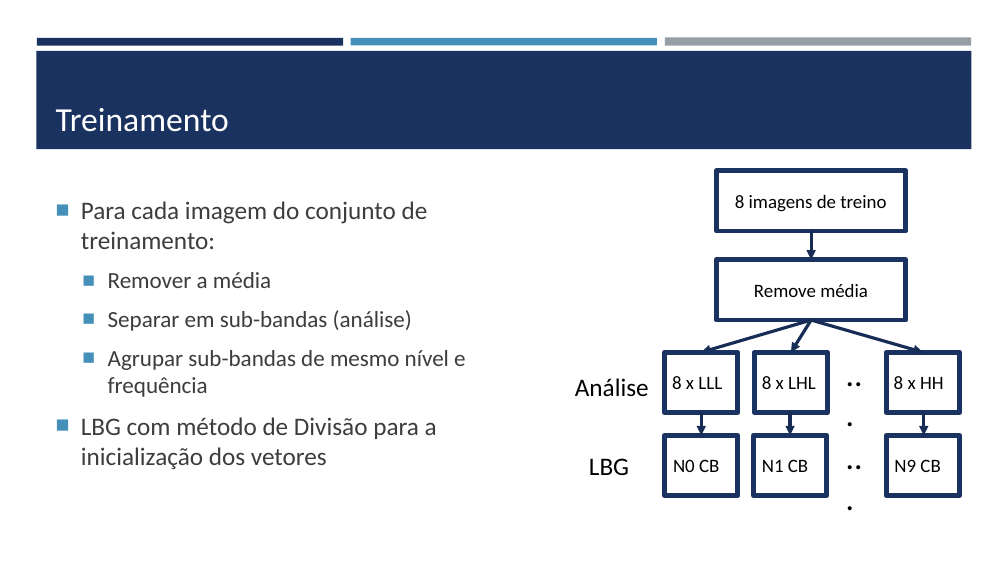
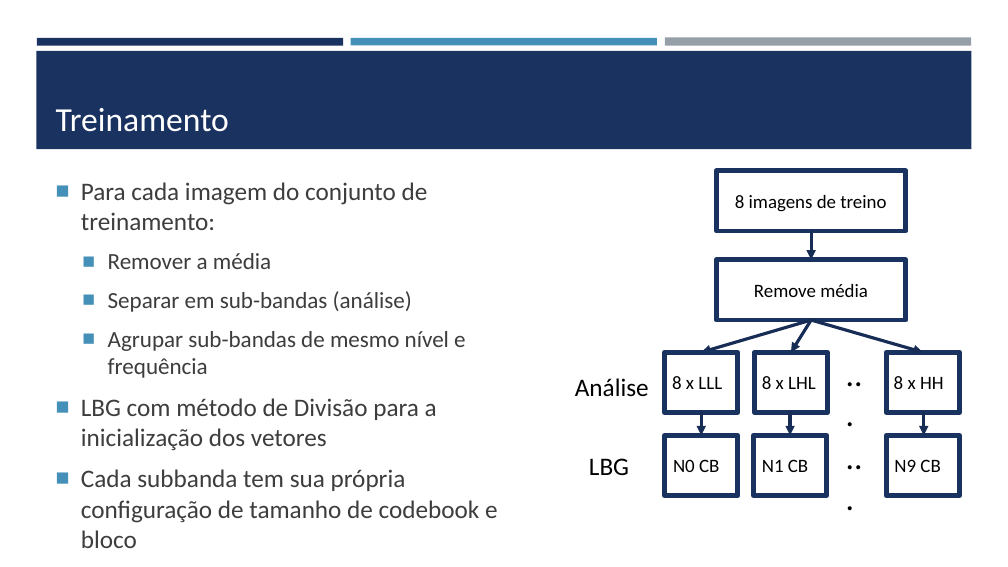
Before and after one commit to VRavaglia/Compressao-de-Imagens, a slide deck: slide 3 of Wavelets/ap_final.pptx. Drawn at 1008x567 pixels with LibreOffice and Linux fonts; fonts in the diff are those of the drawing. Boxes give left, top, right and bottom in pixels: in the first picture for what was removed or moved away, otherwise in the second. Text is boxed around its words. In the diff, an @@ line names an element or a change of style, - is before the commit and + after.

```diff
--- a/Wavelets/ap_final.pptx
+++ b/Wavelets/ap_final.pptx
@@ text at bbox=[81, 469, 498, 548]: paragraph added @@
+■ Cada subbanda tem sua própria configuração de tamanho de codebook e bloco
```
Also in this commit, not shown: 4 other slides changed, 1 other file.
